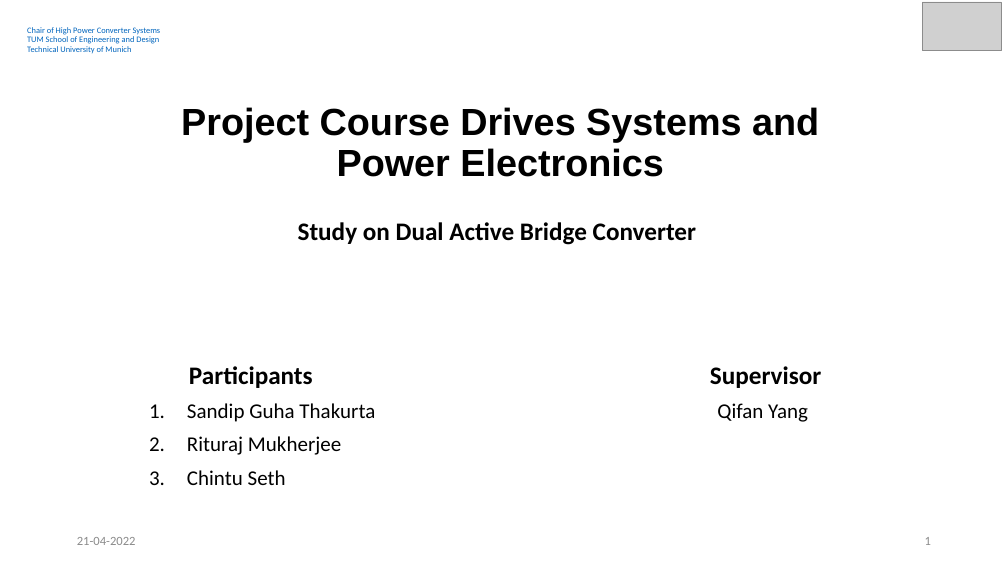
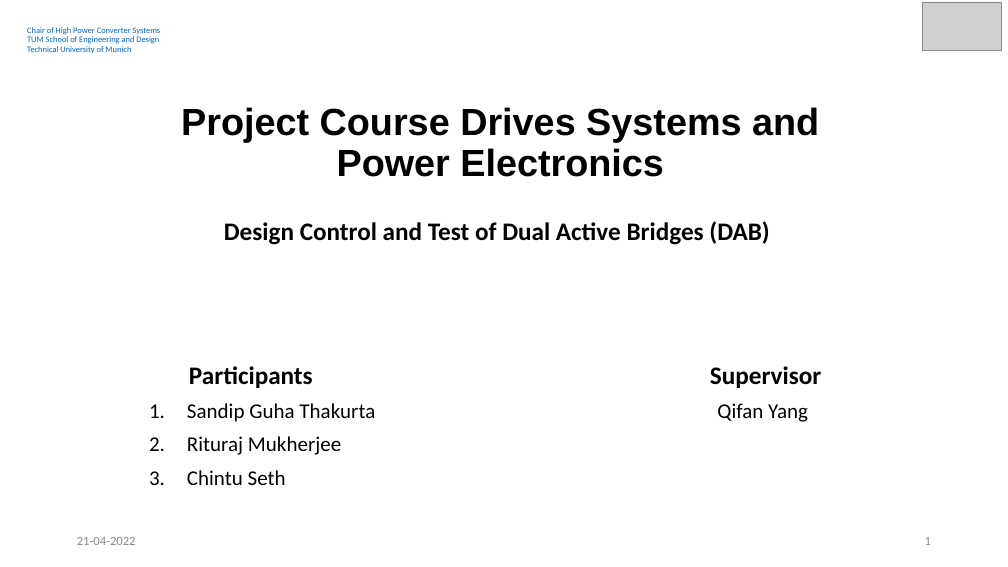
Before and after one commit to SandipGT/Dual_Active_Bridge_Converter, a slide deck: slide 1 of Project Course Drives Systems and Power Electronics.pptx. Drawn at 1008x567 pixels with LibreOffice and Linux fonts; fonts in the diff are those of the drawing; grey boxes stand for pictures. Boxes give left, top, right and bottom in pixels: in the first picture for what was removed or moved away, otherwise in the second. Text is boxed around its words. In the diff, an @@ line names an element or a change of style, - is before the commit and + after.

```diff
--- a/Project Course Drives Systems and Power Electronics.pptx
+++ b/Project Course Drives Systems and Power Electronics.pptx
@@ subtitle at [224, 221, 769, 245]: text changed @@
-Study on Dual Active Bridge Converter
+Design Control and Test of Dual Active Bridges (DAB)
```
Also in this commit, not shown: 2 other slides changed, 2 slides added.
